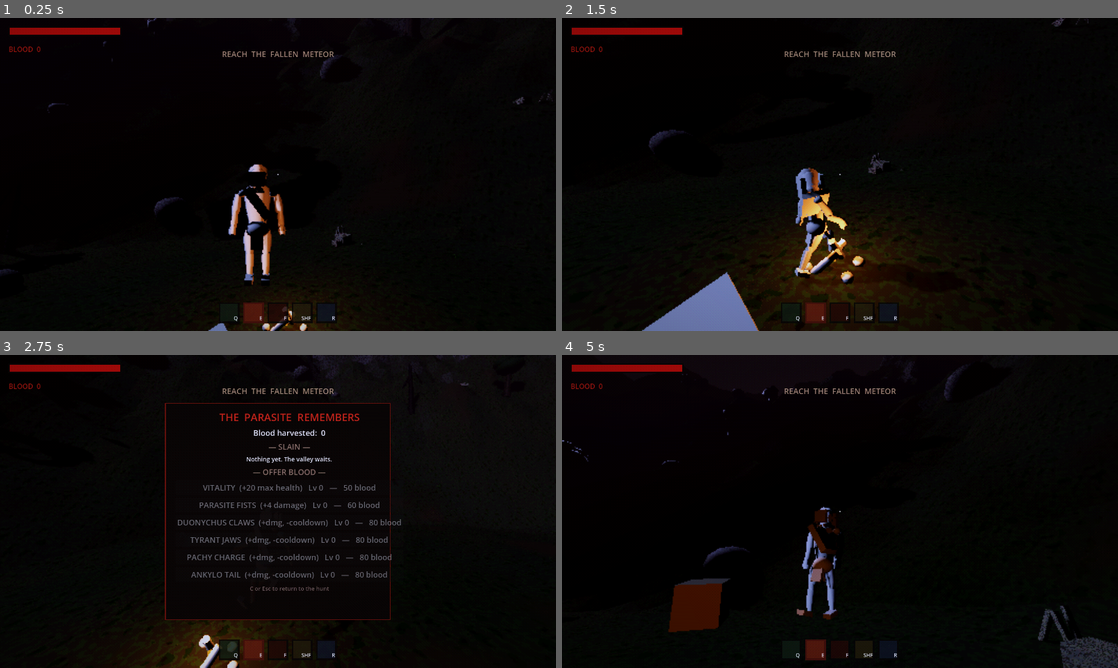
Above: before the commit, frames 1-4 (two rows, left to right).
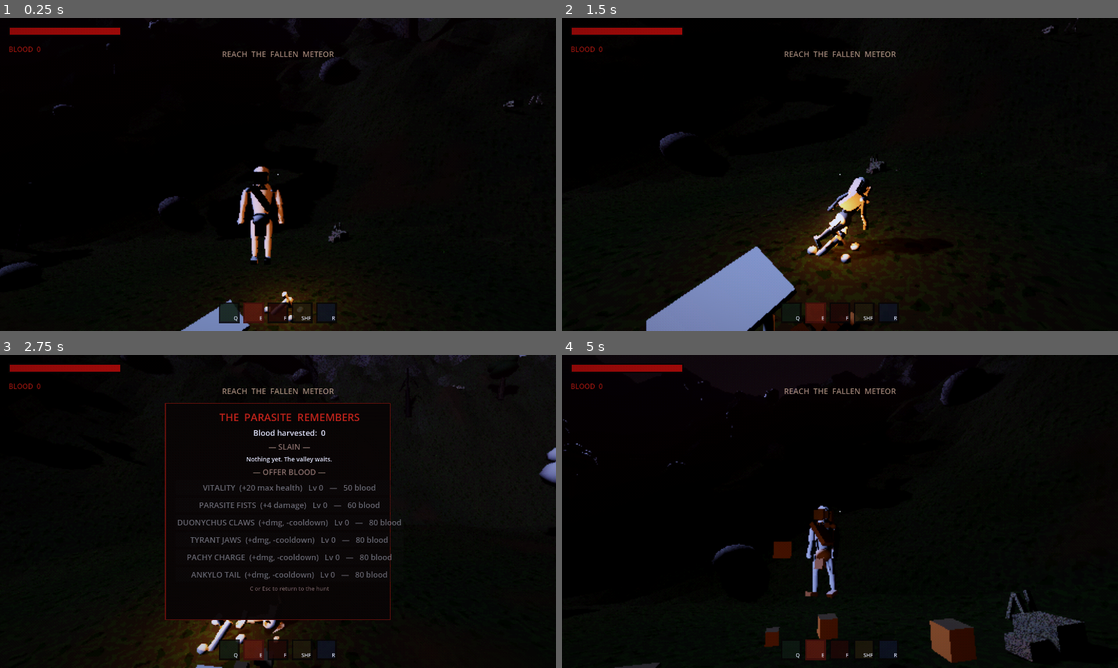
Above: after the commit, the same moments.

Repository: nicolaspazos/METAZOIC
Game: Godot game, scene res://scenes/main.tscn
Two runs of this game, one before a commit and one after it. Both use one fixed random seed, a clock stepped at 60 frames per second and the inputs below.
Inputs (mouse positions are in pixels of both pictures, inside the frame that each line leads up to):
- Up to frame 1 (0.25 s): no input
- Up to frame 2 (1.5 s): tap Enter at 0.5 s; move the mouse to (867, 174) at 0.52 s; hold W 0.53-1.28 s; tap Ctrl at 0.6 s; click (867, 174) at 0.67 s; tap Space at 0.77, 1.07, 1.25 s; tap C at 0.8, 1.35 s; move the mouse to (728, 190) at 1.27 s; hold S from 1.28 s (still down); click (728, 190) at 1.42 s
- Up to frame 3 (2.75 s): tap Space at 1.52, 1.82 s; tap Ctrl at 1.55, 2.1 s; move the mouse to (289, 505) at 2.02 s; release S at 2.03 s; hold W from 2.03 s (still down); click (289, 505) at 2.17 s; tap C at 2.3 s
- Up to frame 4 (5 s): tap Enter at 2.75 s; move the mouse to (812, 574) at 2.77 s; tap Q at 2.85 s; click (812, 574) at 2.92 s; tap Space at 3.02, 3.32, 3.5, 3.77, 4.07, 4.52, 4.82 s; tap Ctrl at 3.05, 4.55 s; move the mouse to (1006, 558) at 3.52 s; release W at 3.53 s; hold A 3.53-4.28 s; tap E at 3.6 s; click (1006, 558) at 3.67 s; tap C at 3.8 s; move the mouse to (795, 508) at 4.27 s; hold W from 4.28 s (still down); tap F at 4.35 s; click (795, 508) at 4.42 s

The runs differ from the first frame. In frame 1, 2.8% of the frame differs, in the area x 0-100%, y 0-100%; in frame 2, 5.6%; in frame 3, 1.5%; in frame 4, 6.4%, in the area x 0-100%, y 3-100%.

Commit message:
Soulslike feel pass: lock-on targeting, dodge roll, heavier impacts, pulled-back camera, lifted lighting
- LOCK-ON (middle mouse): camera glides to keep the nearest enemy
  centered, the caveman squares up and strafes around it - releases on
  toggle, death, or range. The soulslike combat heartbeat.
- Dodge is now a full forward ROLL (tumble animation on the visual)
- Landed hits freeze harder (0.09s light / 0.14s heavy) with more
  camera shake - deliberate, weighty exchanges
- Camera pulled back (spring 4.4->5.4) with tighter 66-degree FOV -
  reads the arena like an action RPG instead of an over-shoulder cam
- World visibility lifted: ambient 0.8, moon 1.18, thinner fog - the
  organic models and terrain are actually visible in the dark now

Co-Authored-By: Claude Opus 4.8 <noreply@anthropic.com>

Diff:
--- a/scenes/main.tscn
+++ b/scenes/main.tscn
@@ -34,14 +34,14 @@
 sky = SubResource("sky")
 ambient_light_source = 3
 ambient_light_color = Color(0.34, 0.38, 0.5, 1)
-ambient_light_energy = 0.62
+ambient_light_energy = 0.8
 tonemap_mode = 2
 glow_enabled = true
 glow_intensity = 0.82
 fog_enabled = true
 fog_light_color = Color(0.12, 0.075, 0.1, 1)
 fog_light_energy = 0.86
-fog_density = 0.009
+fog_density = 0.0065
 
 [sub_resource type="CylinderMesh" id="scorch_mesh"]
 top_radius = 6.0
@@ -104,7 +104,7 @@
 [node name="Sun" type="DirectionalLight3D" parent="."]
 transform = Transform3D(0.7648, -0.3637, 0.5317, 0, 0.8253, 0.5646, -0.6442, -0.4318, 0.6312, 0, 25, 0)
 light_color = Color(0.5, 0.55, 0.72, 1)
-light_energy = 0.92
+light_energy = 1.18
 shadow_enabled = true
 
 [node name="Terrain" type="Node3D" parent="."]
--- a/scenes/player/player.tscn
+++ b/scenes/player/player.tscn
@@ -396,8 +396,8 @@
 [node name="SpringArm3D" type="SpringArm3D" parent="YawPivot/PitchPivot"]
 transform = Transform3D(1, 0, 0, 0, 1, 0, 0, 0, 1, 0.4, 0.55, 0)
 collision_mask = 1
-spring_length = 4.4
+spring_length = 5.4
 
 [node name="Camera3D" type="Camera3D" parent="YawPivot/PitchPivot/SpringArm3D"]
-fov = 70.0
+fov = 66.0
 far = 160.0
--- a/scripts/player/caveman_visual.gd
+++ b/scripts/player/caveman_visual.gd
@@ -24,6 +24,21 @@
 var _t := 0.0
 var _attack_tween: Tween
 var _torso_base := 0.0
+var _rolling := false
+
+
+## Soulslike dodge roll — a full forward tumble.
+func play_roll() -> void:
+	if _rolling:
+		return
+	_rolling = true
+	rotation.x = 0.0
+	var t := create_tween()
+	t.tween_property(self, "rotation:x", -TAU, 0.42) \
+		.set_trans(Tween.TRANS_SINE).set_ease(Tween.EASE_IN_OUT)
+	t.tween_callback(func():
+		rotation.x = 0.0
+		_rolling = false)
 
 
 func _ready() -> void:
@@ -108,7 +123,8 @@
 			-0.3 - maxf(0.0, -swing) * 0.5
 	# Whole-body weight: gallop bob, forward lean, hip roll.
 	position.y = -absf(sin(_t)) * 0.05 * move_amount
-	rotation.x = -0.1 * move_amount
+	if not _rolling:
+		rotation.x = -0.1 * move_amount
 	rotation.z = sin(_t) * 0.045 * move_amount
 	# Idle breathing bob.
 	torso.position.y = _torso_base + sin(_t * 2.0) * 0.02
--- a/scripts/player/player.gd
+++ b/scripts/player/player.gd
@@ -98,6 +98,8 @@
 var equipped_mutation: int = PowerSystem.Power.CLAWS
 var _coyote := 0.0
 var _mantle_ready := 0.0
+## Soulslike lock-on target (middle mouse). Camera and body track it.
+var _lock_target: Node3D = null
 var _mantling := false
 var _mantle_start := Vector3.ZERO
 var _mantle_target := Vector3.ZERO
@@ -129,6 +131,8 @@
 			queue_attack()
 		elif event.button_index == MOUSE_BUTTON_RIGHT:
 			queue_attack(true)
+		elif event.button_index == MOUSE_BUTTON_MIDDLE:
+			_toggle_lock()
 		return
 	if event is InputEventKey and not event.echo:
 		match event.keycode:
@@ -256,6 +260,22 @@
 		_club_prev = fist_pos
 	else:
 		_club_prev = Vector3.ZERO
+
+	# Lock-on: the camera glides to keep the target centered and the body squares
+	# up to it — strafing combat, the soulslike heartbeat.
+	if _lock_target and (not is_instance_valid(_lock_target)
+			or not _lock_target.is_alive()
+			or global_position.distance_to(_lock_target.global_position) > 26.0):
+		_lock_target = null
+	if _lock_target:
+		var to_t := _lock_target.global_position - global_position
+		to_t.y = 0.0
+		if to_t.length() > 0.5:
+			yaw_pivot.rotation.y = lerp_angle(
+				yaw_pivot.rotation.y, atan2(-to_t.x, -to_t.z), 6.0 * delta)
+			if not _attacking:
+				visual.rotation.y = lerp_angle(
+					visual.rotation.y, atan2(to_t.x, to_t.z), 14.0 * delta)
 
 	_fall_speed = -velocity.y
 	move_and_slide()
@@ -380,11 +400,29 @@
 		_trauma = maxf(_trauma, 0.55)
 	if hit:
 		Sfx.play3d("hit", global_position, 0.0)
-		Gore.hitstop(0.05, 0.1 if heavy else 0.07)
-		_trauma = maxf(_trauma, 0.7 if heavy else 0.5)
+		# Heavy, deliberate impact — soulslike weight.
+		Gore.hitstop(0.05, 0.14 if heavy else 0.09)
+		_trauma = maxf(_trauma, 0.75 if heavy else 0.55)
 
 
 ## Quick evasive burst (Ctrl) — brief i-frames, moves with input or backsteps.
+## Middle mouse: lock onto the nearest living enemy in range, or release.
+func _toggle_lock() -> void:
+	if _lock_target:
+		_lock_target = null
+		return
+	var best_dist := 22.0
+	for enemy in get_tree().get_nodes_in_group("enemies"):
+		if not (enemy is Node3D) or not enemy.has_method("is_alive") or not enemy.is_alive():
+			continue
+		var d: float = global_position.distance_to(enemy.global_position)
+		if d < best_dist:
+			best_dist = d
+			_lock_target = enemy
+	if _lock_target:
+		Sfx.play("block", -12.0, 1.6)
+
+
 func dodge() -> void:
 	if _dashing or _attacking or _mantling or _now() < _dodge_ready:
 		return
@@ -409,6 +447,7 @@
 	dir = dir.normalized()
 	velocity = dir * 13.0 + Vector3.UP * 3.0
 	_invuln = maxf(_invuln, 0.35)
+	visual.play_roll()
 	Gore.puff(global_position, 8)
 	Sfx.play3d("dash", global_position, -8.0, 1.3)
 
Not shown, added: docs/superpowers/plans/2026-07-18-organic-models-materials.md
Not shown, added: docs/superpowers/specs/2026-07-18-organic-models-materials-design.md
